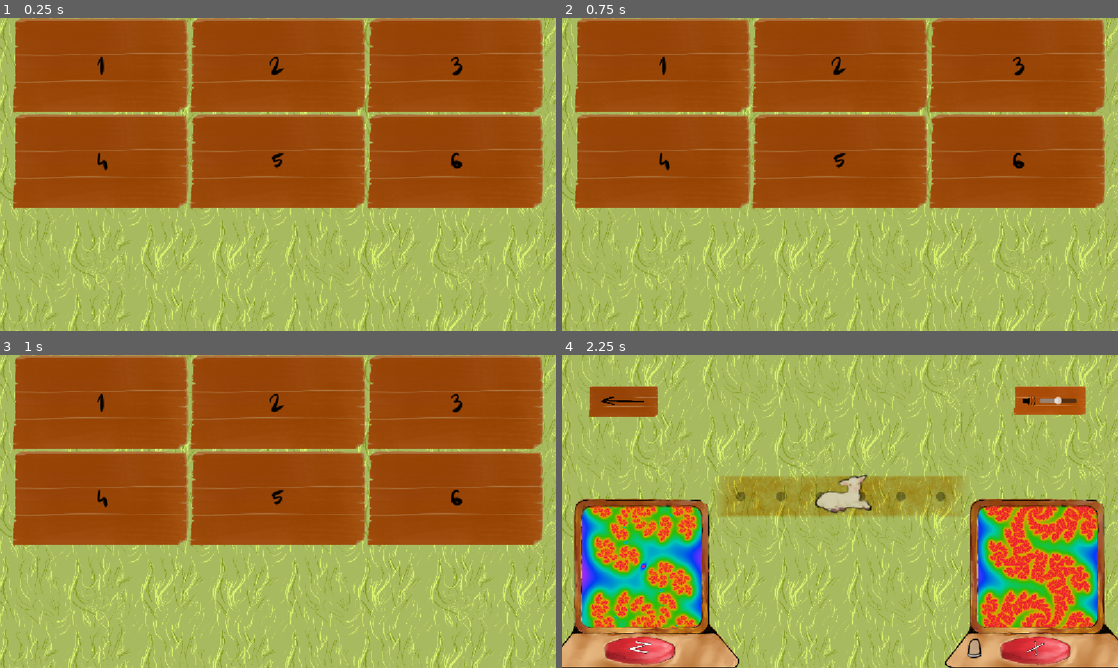
Above: before the commit, frames 1-4 (two rows, left to right).
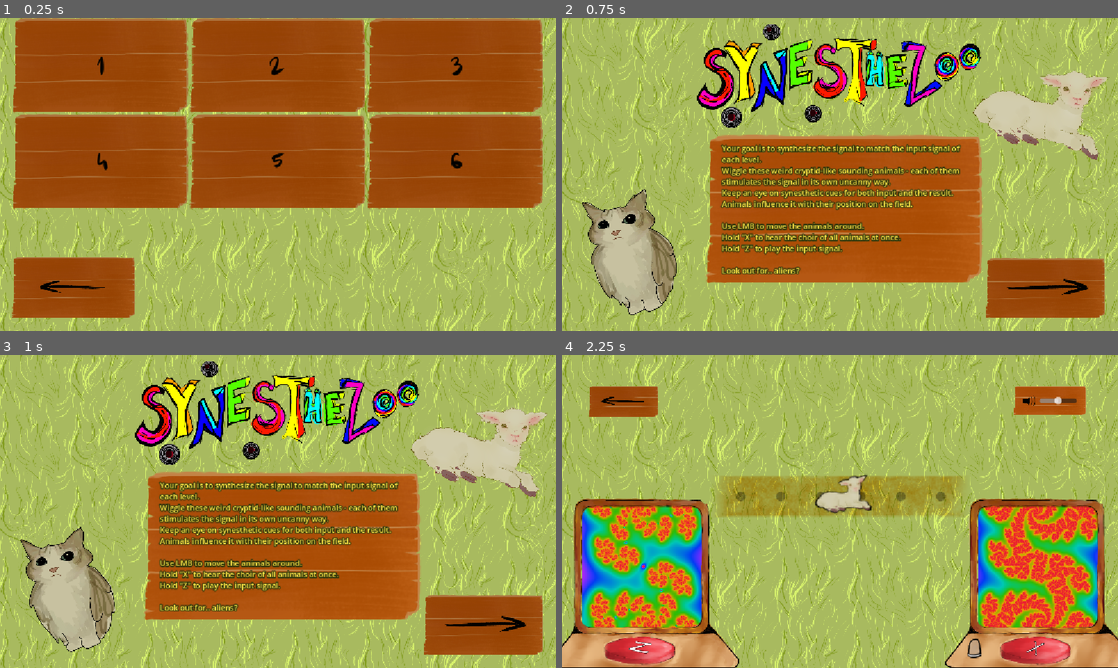
Above: after the commit, the same moments.

Repository: Wallted/ldjam-59
Game: Godot game, scene res://main.tscn
The game is run twice, just before and just after one commit, with the same random seed, the same clock (stepped at 60 frames per second) and the same inputs. The engine's default icon, where the game draws it, is replaced by a stand-in: a white triangle on a blue panel in a dark square.
Inputs (mouse positions are in pixels of both pictures, inside the frame that each line leads up to):
- Up to frame 1 (0.25 s): no input
- Up to frame 2 (0.75 s): click (634, 287) at 0.52 s
- Up to frame 3 (1 s): no input
- Up to frame 4 (2.25 s): click (1045, 624) at 1.27 s; click "1" at 2 s

The runs differ from the first frame. In frame 1, 4.2% of the frame differs, in the area x 2-25%, y 76-96%; in frame 2, 71%, in the area x 2-99%, y 0-96%; in frame 3, 71%; in frame 4, nothing differs.

Commit message:
update title screen
Signed-off-by: Grzegorz Choiński <grzegorzchoinski97@gmail.com>

Diff:
--- a/menu/menu.gd
+++ b/menu/menu.gd
@@ -1,7 +1,7 @@
 class_name Menu
 extends Control
-
-@onready var level_container: FlowContainer = $LevelContainer
+@onready var control:Control = $Control
+@onready var level_container: FlowContainer = $Control/LevelContainer
 @onready var tutorial: Control = $Tutorial
 const LEVEL_BUTTON = preload("uid://gbudv1i2une2")
 
@@ -23,7 +23,7 @@
 		button.show()
 		level_container.add_child(button)
 	if tutorial.visible:
-		level_container.hide()
+		control.hide()
 
 func update_i_na_chate(level_idx: int):
 	var level_button = level_container.get_child(level_idx - 1) as LevelButton
@@ -39,4 +39,9 @@
 
 func _on_texture_button_pressed() -> void:
 	tutorial.hide()
-	level_container.show()
+	control.show()
+
+
+func _on_back_button_pressed() -> void:
+	tutorial.show()
+	control.hide()
--- a/menu/menu.tscn
+++ b/menu/menu.tscn
@@ -6,7 +6,10 @@
 [ext_resource type="Texture2D" uid="uid://cyoadfgal7bnv" path="res://assets/animals/meowl/idle_0.png" id="3_6nwqt"]
 [ext_resource type="StyleBox" uid="uid://cajbj8jru1phd" path="res://assets/level_button_highlight.tres" id="3_s4hbh"]
 [ext_resource type="Texture2D" uid="uid://boo2bu6isaw1a" path="res://assets/arrow.png" id="4_6fswf"]
+[ext_resource type="Texture2D" uid="uid://n17fjm16wy2k" path="res://assets/board.png" id="5_s4hbh"]
 [ext_resource type="Texture2D" uid="uid://b82orp8byty55" path="res://assets/animals/meowl/idle_1.png" id="5_svuvw"]
+[ext_resource type="Texture2D" uid="uid://504j6pbsgy5p" path="res://assets/animals/lambi/idle_0.png" id="9_bc54p"]
+[ext_resource type="Texture2D" uid="uid://0ok0iucpmjmw" path="res://assets/animals/lambi/idle_1.png" id="10_043lm"]
 
 [sub_resource type="SpriteFrames" id="SpriteFrames_6nwqt"]
 animations = [{
@@ -16,6 +19,20 @@
 }, {
 "duration": 1.0,
 "texture": ExtResource("5_svuvw")
+}],
+"loop": true,
+"name": &"default",
+"speed": 5.0
+}]
+
+[sub_resource type="SpriteFrames" id="SpriteFrames_iesyu"]
+animations = [{
+"frames": [{
+"duration": 1.0,
+"texture": ExtResource("9_bc54p")
+}, {
+"duration": 1.0,
+"texture": ExtResource("10_043lm")
 }],
 "loop": true,
 "name": &"default",
@@ -65,17 +82,42 @@
 offset_bottom = 40.0
 texture = ExtResource("4_6fswf")
 
-[node name="RichTextLabel" type="RichTextLabel" parent="Tutorial" unique_id=1298991391]
+[node name="TextureRect2" type="TextureRect" parent="Tutorial" unique_id=1632721178]
+layout_mode = 0
+offset_left = 276.0
+offset_top = 236.0
+offset_right = 894.0
+offset_bottom = 568.0
+texture = ExtResource("5_s4hbh")
+
+[node name="RichTextLabel" type="RichTextLabel" parent="Tutorial/TextureRect2" unique_id=1298991391]
+clip_contents = false
 layout_mode = 1
 anchors_preset = 4
 anchor_top = 0.5
 anchor_bottom = 0.5
-offset_top = -27.0
-offset_right = 754.0
-offset_bottom = 27.0
+offset_left = 55.0
+offset_top = -149.0
+offset_right = 590.0
+offset_bottom = 137.0
 grow_vertical = 2
-text = "- wiggle around animals with mouse to change signal
-- try to match the signal from the left (press Z) with the right (press X)"
+theme_override_colors/default_color = Color(1, 0.8980392, 0.27450982, 1)
+theme_override_colors/font_outline_color = Color(0.19215687, 0.21568628, 0.047058824, 1)
+theme_override_constants/shadow_outline_size = 351
+theme_override_constants/outline_size = 10
+text = "Your goal is to synthesize the signal to match the input signal of each level.
+Wiggle these weird cryptid-like sounding animals - each of them stimulates the signal in its own uncanny way.
+Keep an eye on synesthetic cues for both input and the result.
+Animals influence it with their position on the field.
+
+Use LMB to move the animals around.
+Hold \"X\" to hear the choir of all animals at once.
+Hold \"Z\" to play the input signal.
+
+Look out for.. aliens?"
+fit_content = true
+scroll_active = false
+vertical_alignment = 1
 
 [node name="TextureRect" type="TextureRect" parent="Tutorial" unique_id=1547351910]
 layout_mode = 1
@@ -90,13 +132,29 @@
 pivot_offset_ratio = Vector2(0.5, 0)
 texture = ExtResource("2_pbjm4")
 
-[node name="AnimatedSprite2D" type="AnimatedSprite2D" parent="Tutorial" unique_id=67858884]
-position = Vector2(170, 492.00003)
+[node name="Meowl" type="AnimatedSprite2D" parent="Tutorial" unique_id=67858884]
+position = Vector2(137, 488.00003)
+rotation = -0.2617994
 scale = Vector2(0.37, 0.37)
 sprite_frames = SubResource("SpriteFrames_6nwqt")
 autoplay = "default"
 
-[node name="LevelContainer" type="FlowContainer" parent="." unique_id=2126977126]
+[node name="AnimatedSprite2D2" type="AnimatedSprite2D" parent="Tutorial" unique_id=155673537]
+position = Vector2(982, 189.99998)
+rotation = 0.2617994
+scale = Vector2(0.43388683, 0.43388683)
+sprite_frames = SubResource("SpriteFrames_iesyu")
+autoplay = "default"
+
+[node name="Control" type="Control" parent="." unique_id=1871162044]
+layout_mode = 1
+anchors_preset = 15
+anchor_right = 1.0
+anchor_bottom = 1.0
+grow_horizontal = 2
+grow_vertical = 2
+
+[node name="LevelContainer" type="FlowContainer" parent="Control" unique_id=2126977126]
 custom_minimum_size = Vector2(222, 222)
 layout_mode = 0
 offset_right = 1152.0
@@ -104,4 +162,38 @@
 alignment = 1
 last_wrap_alignment = 2
 
+[node name="Button" type="Button" parent="Control" unique_id=2119494349]
+layout_mode = 1
+anchors_preset = 2
+anchor_top = 1.0
+anchor_bottom = 1.0
+offset_left = 25.0
+offset_top = -153.0
+offset_right = 281.0
+offset_bottom = -25.0
+grow_vertical = 0
+pivot_offset_ratio = Vector2(0, 1)
+theme_override_styles/normal = ExtResource("2_v6yed")
+theme_override_styles/pressed = ExtResource("3_s4hbh")
+theme_override_styles/hover = ExtResource("3_s4hbh")
+metadata/_edit_use_anchors_ = true
+
+[node name="TextureRect" type="TextureRect" parent="Control/Button" unique_id=2103548180]
+layout_mode = 1
+anchors_preset = 8
+anchor_left = 0.5
+anchor_top = 0.5
+anchor_right = 0.5
+anchor_bottom = 0.5
+offset_left = -100.0
+offset_top = -50.0
+offset_right = 100.0
+offset_bottom = 50.0
+grow_horizontal = 2
+grow_vertical = 2
+texture = ExtResource("4_6fswf")
+expand_mode = 1
+flip_h = true
+
 [connection signal="pressed" from="Tutorial/TextureButton" to="." method="_on_texture_button_pressed"]
+[connection signal="pressed" from="Control/Button" to="." method="_on_back_button_pressed"]
